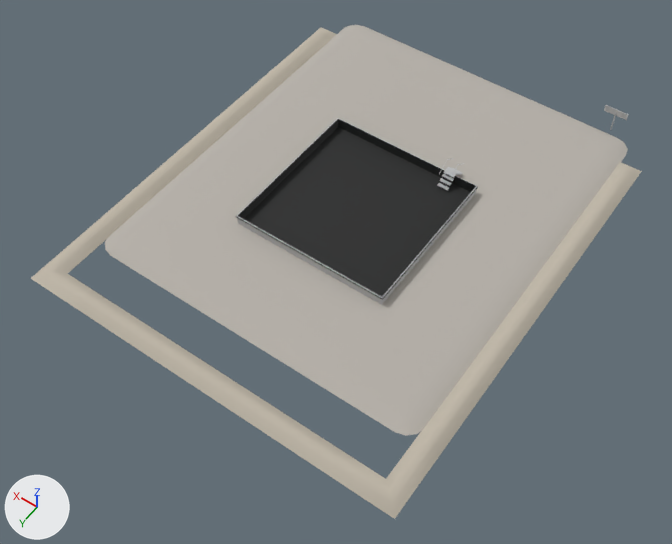
A saved change to the glTF model blender/kit/pad_lite.glb.
Both versions are drawn from a 50 mm lens placed at (-25.1, 83.9, 50.8), pointed at (-1.0, 50.1, -2.3). The axes (+X, +Y, +Z) are drawn at lower left. The lights are the same throughout. The older version comes first. Where no turn or scale is listed for an object, it has been applied to the vertices.

Objects in the first picture: 'PAD_KIT_berm', 'PAD_KIT_detail_liner', 'PAD_KIT_gravel', 'PAD_KIT_steel' and 1 more.
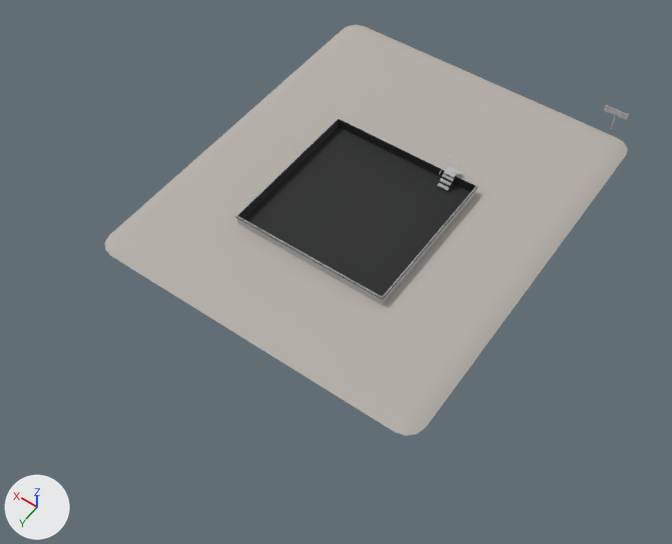
Edits to the bpy script that builds the scene:
```text
Remove ob_pad_kit_berm:
    ob_pad_kit_berm = bpy.data.objects.new('PAD_KIT_berm', me_pad_kit_berm)
    ob_pad_kit_berm.location = (0.0, 0.0, 0.0)
```

Changed parts and their boxes [x1, y1, x2, y2] in the pictures (672 x 544 px):
'PAD_KIT_berm', deleted: before [31, 27, 642, 519]
